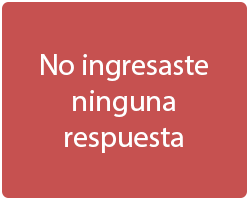
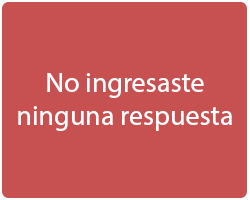
The second 250 x 200 image is a revision of the first. Changes to its layers:
painted on "No ingresaste ninguna respuesta" over (18, 54, 232, 153)
